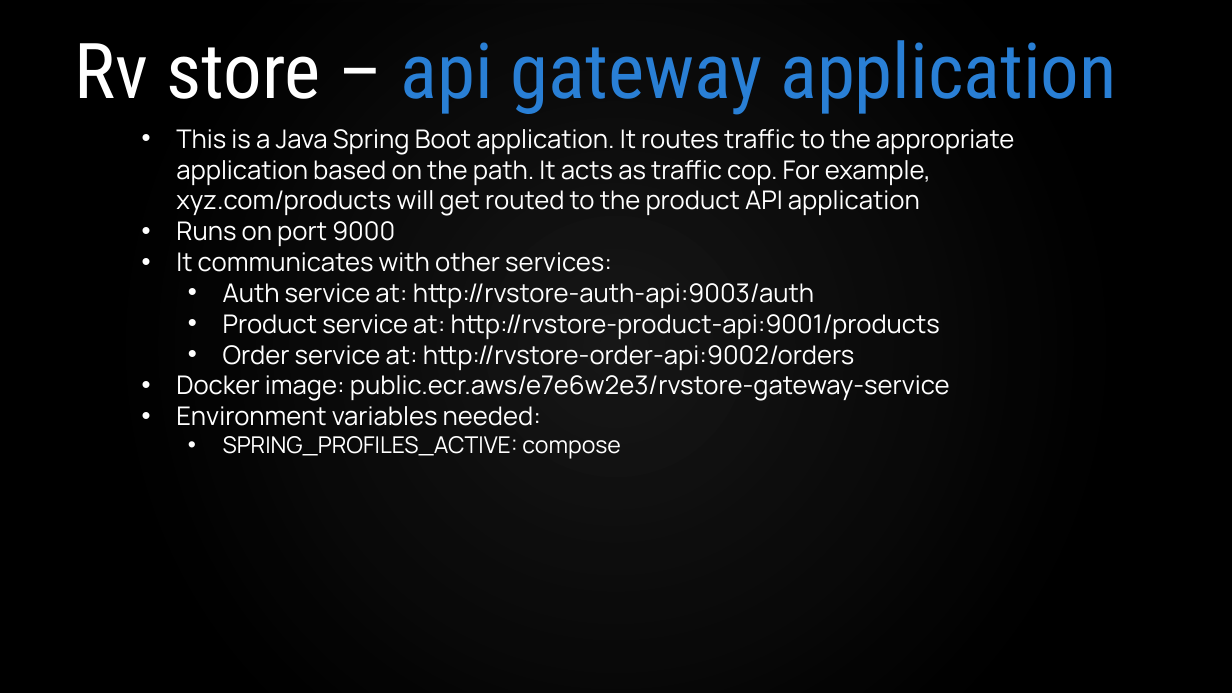
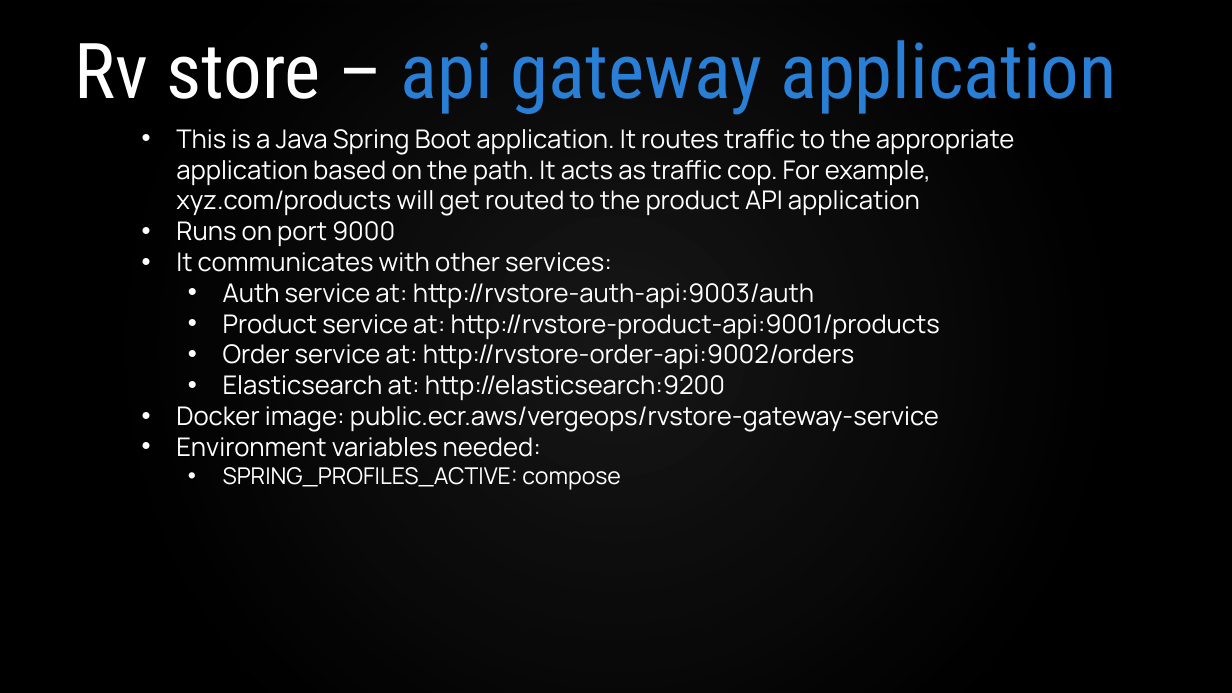
Before and after one commit to VergeOps/k8s-rvstore, a slide deck: slide 12 of rvstore_hackathon/Docker-RV Store Hackathon.pptx. Drawn at 1232x693 pixels with LibreOffice and Linux fonts; fonts in the diff are those of the drawing; background and template pictures are left out. Boxes give left, top, right and bottom in pixels: in the first picture for what was removed or moved away, otherwise in the second. Text is boxed around its words. In the diff, an @@ line names an element or a change of style, - is before the commit and + after.

Commit message:
Updated Docker hackathon

```diff
--- a/rvstore_hackathon/Docker-RV Store Hackathon.pptx
+++ b/rvstore_hackathon/Docker-RV Store Hackathon.pptx
@@ text at box(176, 375, 939, 432): text changed @@
-• Docker image: public.ecr.aws/e7e6w2e3/rvstore-gateway-service
+  • Elasticsearch at: http://elasticsearch:9200
+• Docker image: public.ecr.aws/vergeops/rvstore-gateway-service
```
Also in this commit, not shown: 6 other slides changed, 2 slides added, 2 other files.
